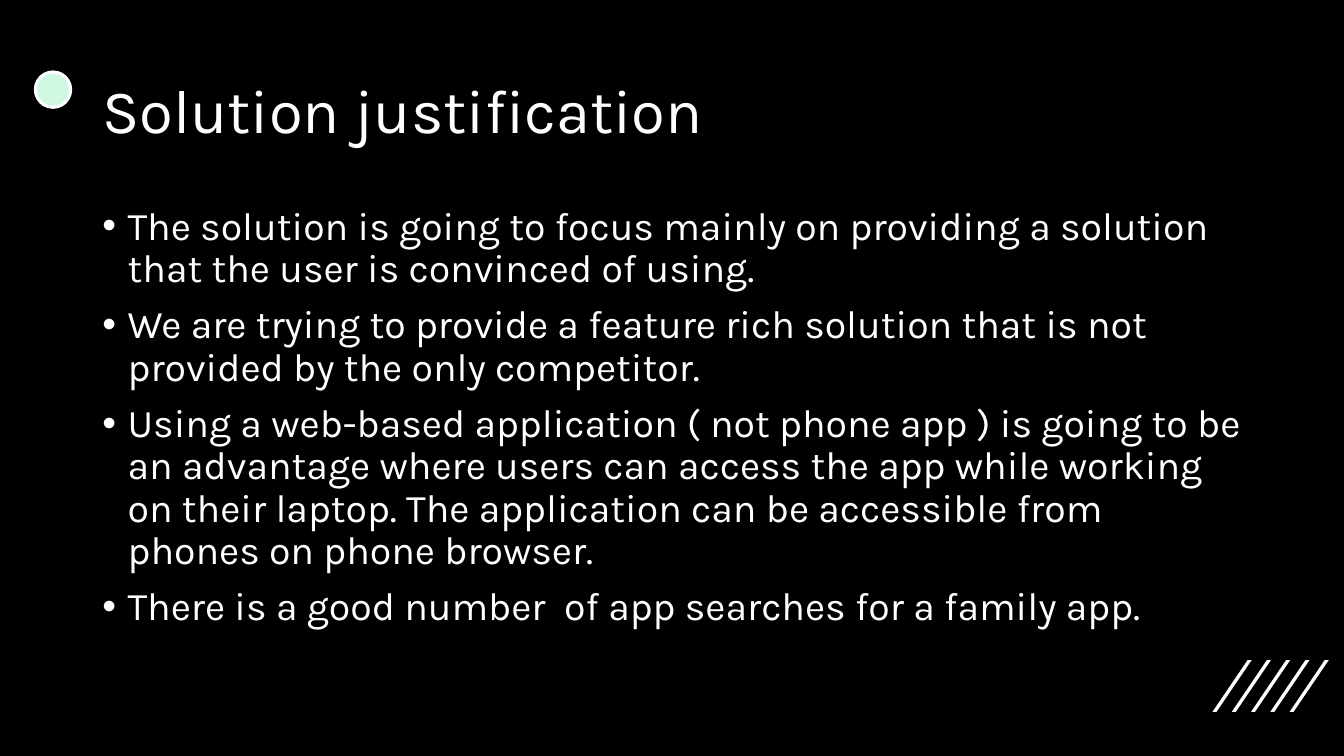
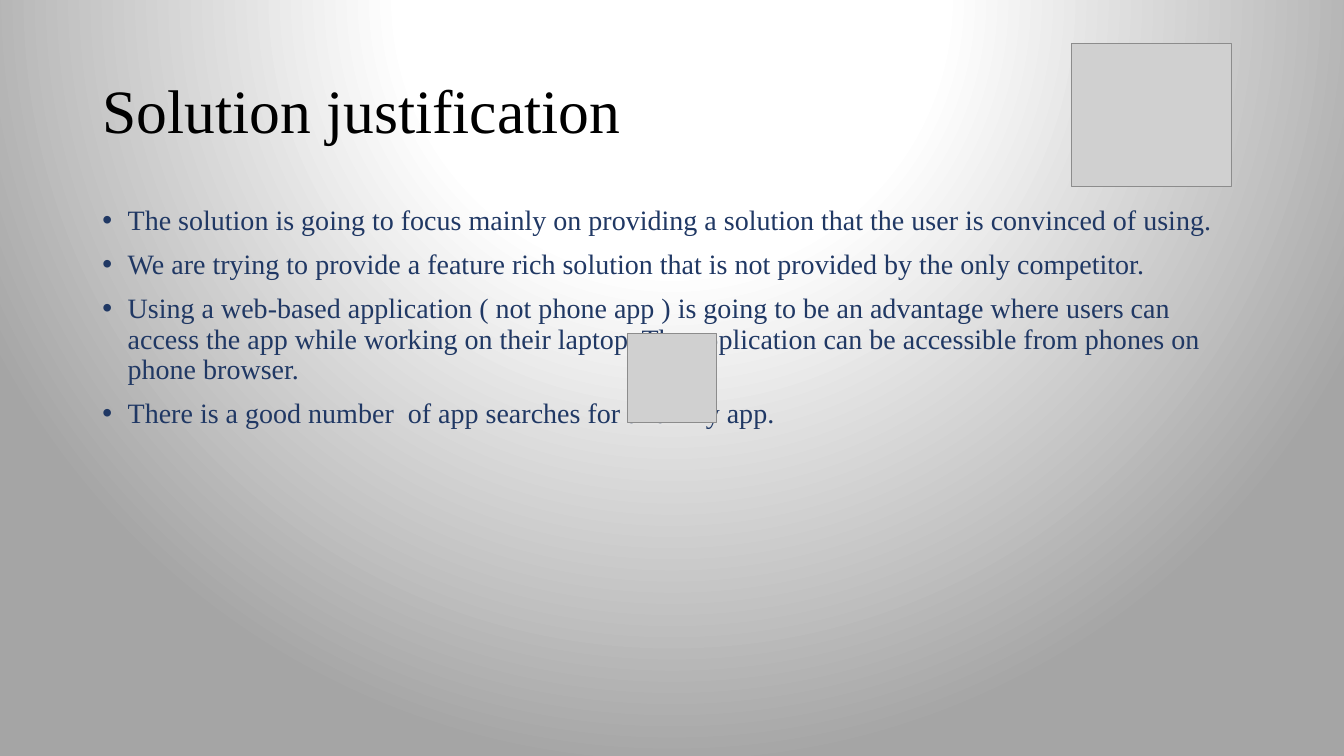
Before and after one commit to Khasaleh/family_app, a slide deck: slide 5 of Presentation1.pptx. Drawn at 1344x756 pixels with LibreOffice and Linux fonts; fonts in the diff are those of the drawing; grey boxes stand for pictures. Boxes give left, top, right and bottom in pixels: in the first picture for what was removed or moved away, otherwise in the second. Text is boxed around its words. In the diff, an @@ line names an element or a change of style, - is before the commit and + after.

```diff
--- a/Presentation1.pptx
+++ b/Presentation1.pptx
@@ background #000000 to gradient #FFFFFF to #A5A5A5 @@
@@ title "Solution justification" at [102,89,620,144]: font Karla to Times New Roman, text colour #FFFFFF to #000000 @@
@@ picture added at [1072,43,1232,187] @@
@@ ellipse removed at [35,72,71,107] @@
@@ text "The solution is going to ..." at [128,210,1211,429]: size 28 to 20 pt, font Karla to Times New Roman, text colour #FFFFFF to #203864 @@
@@ picture added at [627,334,717,423] @@
@@ group removed at [1213,660,1329,712]: 5 freeform shapes @@
```
Also in this commit, not shown: 10 other slides changed, 1 slide added, 1 other file.
